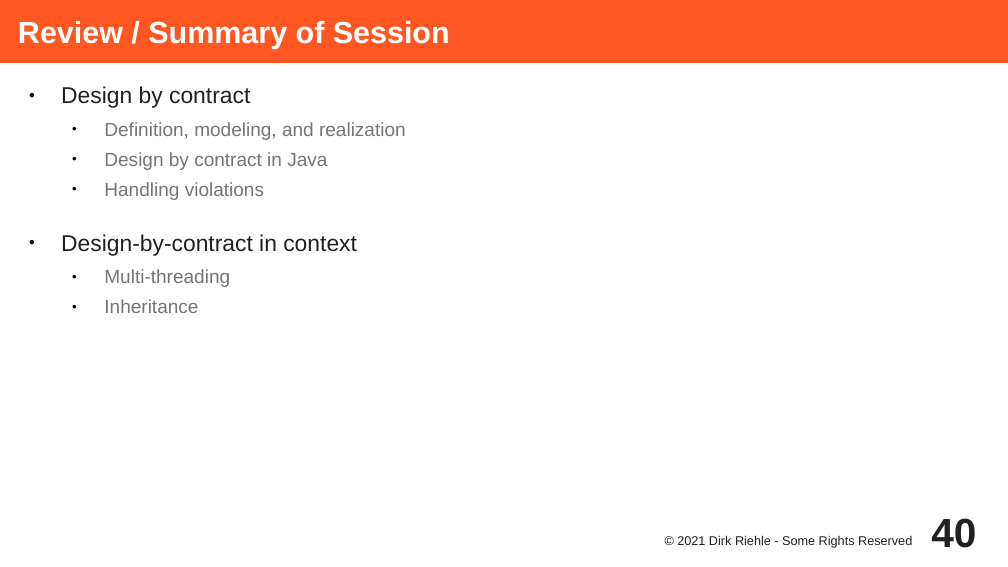
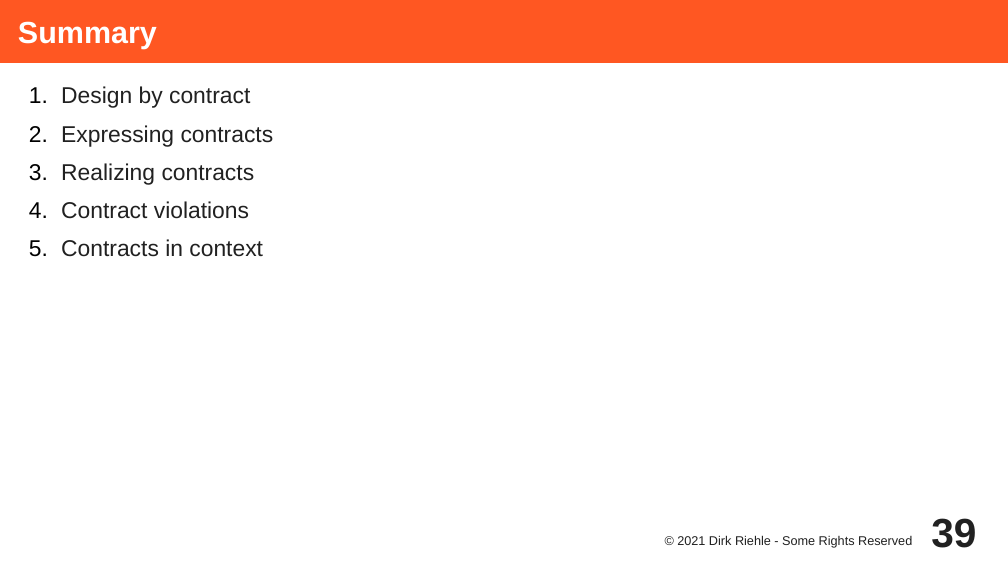
Before and after one commit to dirkriehle/adap-course, a slide deck: slide 39 of Lecture Slides/ADAP C04 - Design by Contract.odp (slide 40 before the commit). Drawn at 1008x567 pixels with LibreOffice and Linux fonts; fonts in the diff are those of the drawing. Boxes give left, top, right and bottom in pixels: in the first picture for what was removed or moved away, otherwise in the second. Text is boxed around its words. In the diff, an @@ line names an element or a change of style, - is before the commit and + after.

```diff
--- a/Lecture Slides/ADAP C04 - Design by Contract.odp
+++ b/Lecture Slides/ADAP C04 - Design by Contract.odp
@@ title at (x1=18, y1=21, x2=157, y2=49): text changed @@
-Review / Summary of Session
+Summary
@@ text at (x1=61, y1=125, x2=274, y2=257): text changed; size 15 to 18 pt; text colour #757575 to #212121 @@
-  ● Definition, modeling, and realization
-  ● Design by contract in Java
-  ● Handling violations
-● Design-by-contract in context
-  ● Multi-threading
-  ● Inheritance
+2. Expressing contracts
+3. Realizing contracts
+4. Contract violations
+5. Contracts in context
@@ page number at (x1=931, y1=518, x2=976, y2=548): text changed @@
-40
+39
```
Also in this commit, not shown: 5 other slides changed, 1 slide removed, 7 other files.
